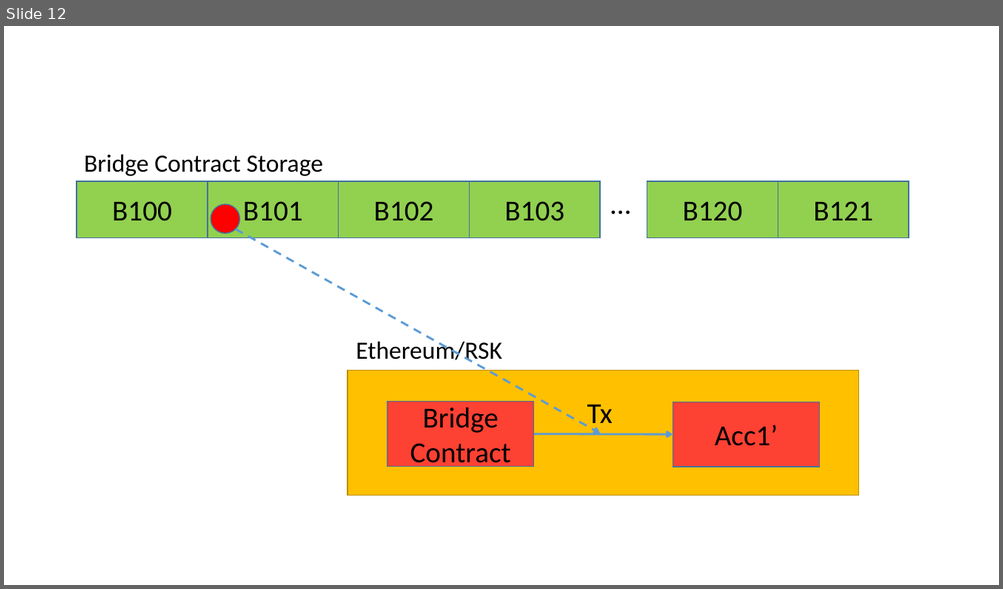
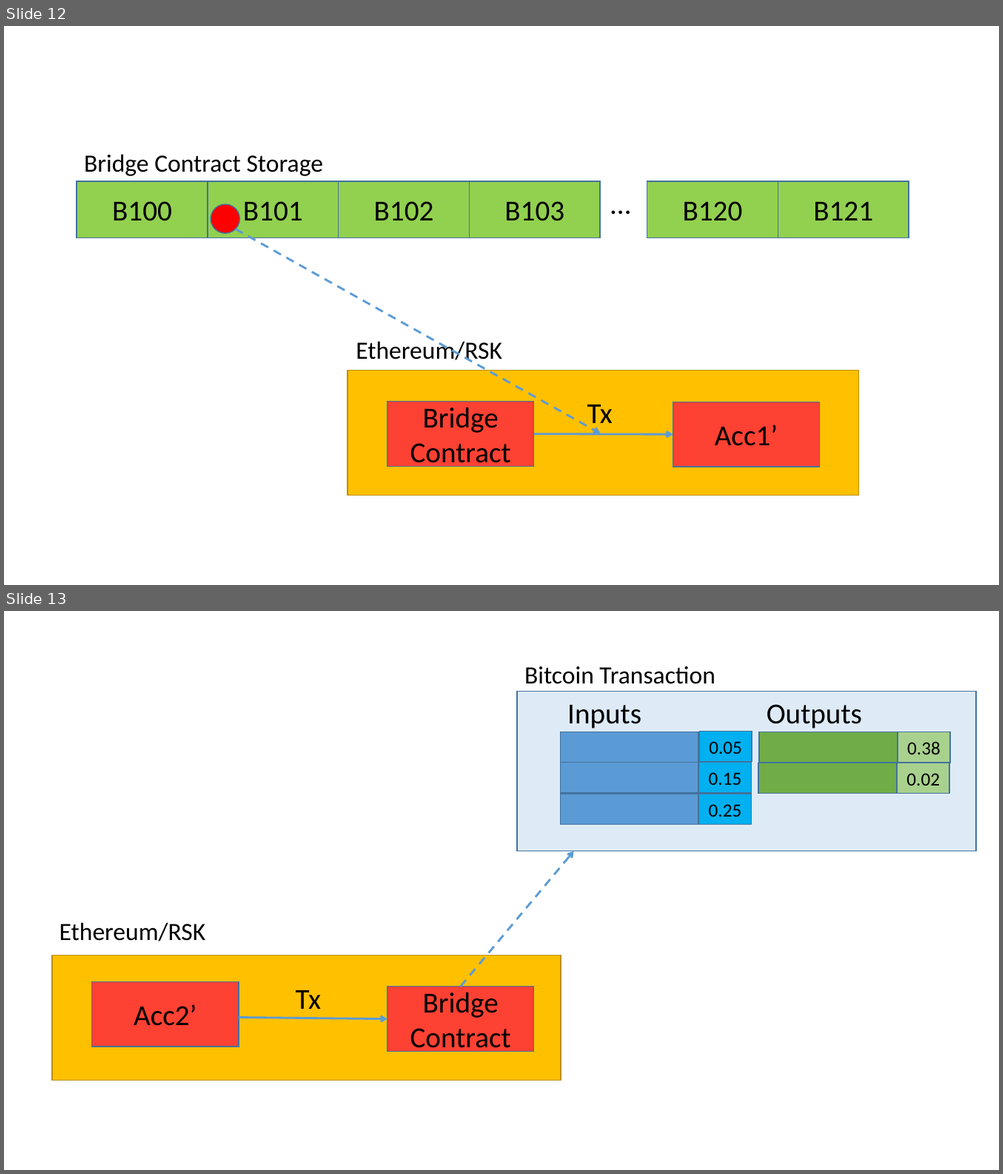
Before and after one commit to ajlopez/Talks, a slide deck: ConnBlockchains/images/BlockchainImages.pptx. Shown one above the other, each under a label of ours: slide 12 before the commit, slides 12 and 13 after it. The pictures are 1003x589 and 1003x1174 pixels, drawn with LibreOffice and Linux fonts; fonts in the diff are those of the drawing. Boxes give left, top, right and bottom in pixels: in the first picture for what was removed or moved away, otherwise in the second. Text is boxed around its words. In the diff, an @@ line names an element or a change of style, - is before the commit and + after.

Commit message:
From Eth/RSK to Bitcoin

```diff
--- a/ConnBlockchains/images/BlockchainImages.pptx
+++ b/ConnBlockchains/images/BlockchainImages.pptx
@@ slide 13 added at bbox=[4, 611, 999, 1170], background #FFFFFF @@
@@ text added at bbox=[524, 666, 714, 684], 24 pt, text #000000 @@
+Bitcoin Transaction
@@ rectangle added at bbox=[518, 691, 976, 851], fill #DEEBF7, outline #43739E 1 pt @@
@@ text added at bbox=[567, 705, 641, 729], 28 pt, text #000000 @@
+Inputs
@@ text added at bbox=[766, 704, 862, 729], 28 pt, text #000000 @@
+Outputs
@@ rectangle added at bbox=[560, 732, 698, 763], fill #5B9BD5, outline #43739E 1 pt @@
@@ rectangle added at bbox=[700, 731, 751, 762], fill #00B0F0, outline #43739E 1 pt, 18 pt, text #000000 @@
+0.05
@@ rectangle added at bbox=[759, 732, 897, 763], fill #70AD47, outline #43739E 1 pt @@
@@ rectangle added at bbox=[898, 732, 950, 763], fill #A9D18E, outline #43739E 1 pt, 18 pt, text #000000 @@
+0.38
@@ rectangle added at bbox=[560, 763, 698, 793], fill #5B9BD5, outline #43739E 1 pt @@
@@ rectangle added at bbox=[699, 763, 751, 793], fill #00B0F0, outline #43739E 1 pt, 18 pt, text #000000 @@
+0.15
@@ rectangle added at bbox=[758, 763, 896, 794], fill #70AD47, outline #43739E 1 pt @@
@@ rectangle added at bbox=[897, 763, 949, 794], fill #A9D18E, outline #43739E 1 pt, 18 pt, text #000000 @@
+0.02
@@ rectangle added at bbox=[560, 795, 698, 825], fill #5B9BD5, outline #43739E 1 pt @@
@@ rectangle added at bbox=[699, 795, 751, 825], fill #00B0F0, outline #43739E 1 pt, 18 pt, text #000000 @@
+0.25
@@ arrow added from (461, 987) to (573, 851), #5B9BD5 2 pt dashed @@
@@ text added at bbox=[60, 923, 206, 942], 24 pt, text #000000 @@
+Ethereum/RSK
@@ rectangle added at bbox=[53, 956, 561, 1081], fill #FFC000, outline #BD8E00 1 pt @@
@@ rectangle added at bbox=[92, 982, 239, 1047], fill #FD4133, outline #43739E 1 pt, 28 pt, text #000000 @@
+Acc2’
@@ rectangle added at bbox=[387, 987, 534, 1052], fill #FD4133, outline #43739E 1 pt, 28 pt, text #000000 @@
+Bridge Contract
@@ text added at bbox=[296, 991, 321, 1009], 28 pt, text #000000 @@
+Tx
@@ arrow added from (239, 1017) to (387, 1019), #5B9BD5 2 pt @@
```
Also in this commit, not shown: 4 other files.
